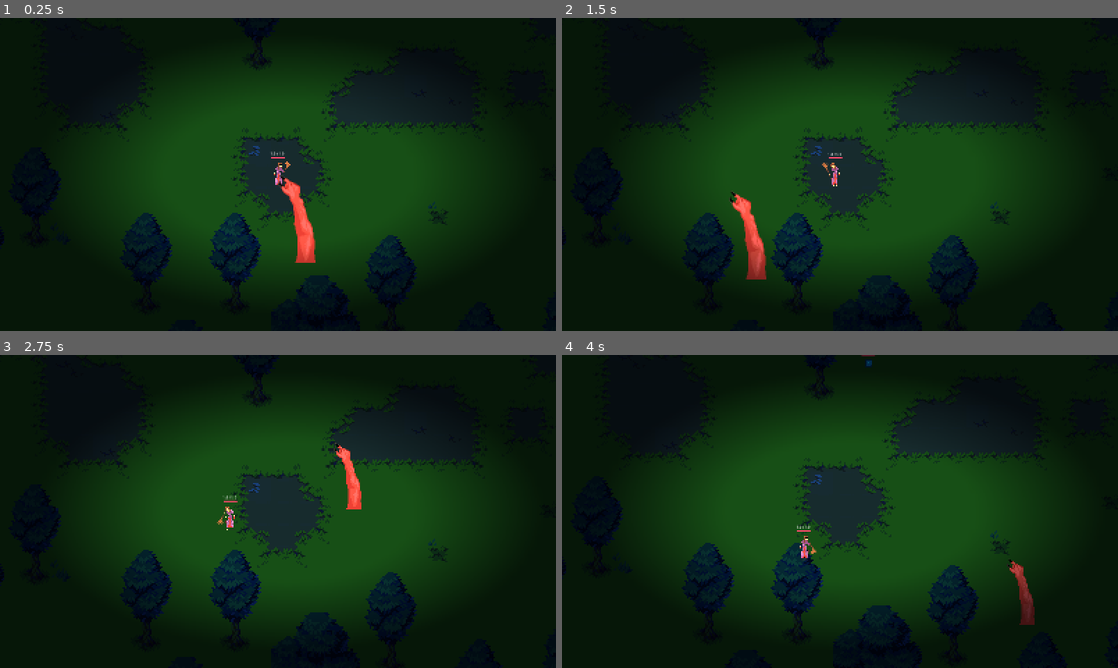
Above: before the commit, frames 1-4 (two rows, left to right).
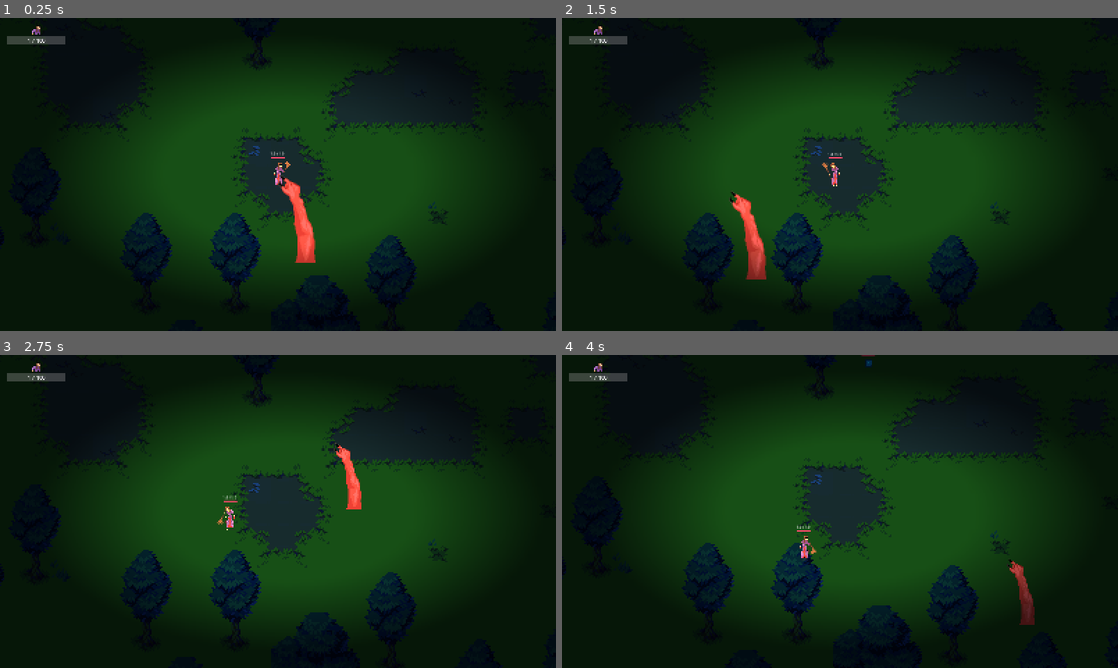
Above: after the commit, the same moments.

Repository: astonedf/Survivor
Game: Godot game, scene res://scenes/main/main.tscn
The game is run twice, just before and just after one commit, with the same random seed, the same clock (stepped at 60 frames per second) and the same inputs. The engine's default icon, where the game draws it, is replaced by a stand-in: a white triangle on a blue panel in a dark square.
Inputs (mouse positions are in pixels of both pictures, inside the frame that each line leads up to):
- Up to frame 1 (0.25 s): no input
- Up to frame 2 (1.5 s): tap Enter at 0.5 s; move the mouse to (962, 158) at 0.52 s; press the mouse at (962, 158) at 0.53 s; tap Space at 1.25 s; move the mouse to (728, 190) at 1.27 s; release the mouse at (728, 190) at 1.28 s; right-click (728, 190) at 1.35 s
- Up to frame 3 (2.75 s): tap Enter at 2 s; move the mouse to (333, 442) at 2.02 s; press the mouse at (333, 442) at 2.03 s
- Up to frame 4 (4 s): move the mouse to (812, 574) at 2.77 s; release the mouse at (812, 574) at 2.78 s; right-click (812, 574) at 2.85 s; move the mouse to (1006, 558) at 3.52 s; press the mouse at (1006, 558) at 3.53 s

The runs differ from the first frame. In frame 1, 0.3% of the frame differs, in the area x 1-12%, y 2-9%; in frame 2, 0.3%; in frame 3, 0.3%; in frame 4, 0.3%.

Commit message:
the witch has xp

Diff:
--- a/Survivor/autoloads/the_witch_manager.gd
+++ b/Survivor/autoloads/the_witch_manager.gd
@@ -1,3 +1,31 @@
 extends Node
 
 signal position_updated(position: Vector2)
+signal xp_updated(xp: int)
+signal lvl_updated(lvl: int)
+
+
+var _xp := 0
+var _lvl := 1
+var _xp_to_reach_next_lvl: int:
+	get:
+		return _lvl * 100
+	set(value):
+		pass
+
+
+func receive_xp(amount: int) -> void:
+	_xp += amount
+
+	if _xp >= _xp_to_reach_next_lvl:
+		var remaining_xp = _xp - _xp_to_reach_next_lvl
+		_xp = 0
+		_lvl_up(remaining_xp)
+	else:
+		xp_updated.emit(_xp)
+
+
+func _lvl_up(remaining_xp: int) -> void:
+	_lvl += 1
+	lvl_updated.emit(_lvl)
+	receive_xp(remaining_xp)
--- a/Survivor/characters/common/character.gd
+++ b/Survivor/characters/common/character.gd
@@ -42,4 +42,9 @@
 			damage_taken.emit(final_amount)
 
 			if _health <= 0:
-				queue_free()
+				_die()
+
+
+func _die():
+	# Overriden in children
+	pass
--- a/Survivor/characters/enemies/common/enemy.gd
+++ b/Survivor/characters/enemies/common/enemy.gd
@@ -1,6 +1,8 @@
 class_name Enemy extends Character
 ## Contains the behavior common to all enemies
 
+## How much XP is given on death
+@export var xp_given := 0
 
 var _goal_position := Vector2()
 
@@ -30,3 +32,8 @@
 
 func  _on_damageable_area_area_entered(area: Area2D) -> void:
 	pass
+
+
+func _die():
+	TheWitchManager.receive_xp(xp_given)
+	queue_free()
--- a/Survivor/characters/enemies/goblin/goblin.tscn
+++ b/Survivor/characters/enemies/goblin/goblin.tscn
@@ -14,6 +14,7 @@
 collision_layer = 4
 collision_mask = 3
 script = ExtResource("1_e1yvt")
+xp_given = 15
 _health = 100.0
 _speed = 65.0
 
--- a/Survivor/characters/enemies/troll/troll.tscn
+++ b/Survivor/characters/enemies/troll/troll.tscn
@@ -14,6 +14,7 @@
 collision_layer = 4
 collision_mask = 3
 script = ExtResource("1_l7lvb")
+xp_given = 300
 _health = 400.0
 _speed = 25.0
 
--- a/Survivor/project.godot
+++ b/Survivor/project.godot
@@ -23,6 +23,7 @@
 
 window/size/viewport_width=1600
 window/size/viewport_height=900
+window/size/mode=3
 window/stretch/mode="canvas_items"
 
 [global_group]
--- a/Survivor/scenes/main/main.tscn
+++ b/Survivor/scenes/main/main.tscn
@@ -1,9 +1,10 @@
-[gd_scene load_steps=10 format=4 uid="uid://bvtilgfs7sbk6"]
+[gd_scene load_steps=11 format=4 uid="uid://bvtilgfs7sbk6"]
 
 [ext_resource type="Texture2D" uid="uid://dfnwg3km1fr3n" path="res://scenes/main/ts_dungeon.png" id="1_6q06x"]
 [ext_resource type="Texture2D" uid="uid://boytuax7c8d0y" path="res://scenes/main/TopDownFantasy_Forest_v1/TopDownFantasy-Forest/Tiles/Tileset.png" id="2_ow5a4"]
 [ext_resource type="Texture2D" uid="uid://cpir78vrqcbpj" path="res://scenes/main/TopDownFantasy_Forest_v1/TopDownFantasy-Forest/Decorations/Decorations.png" id="3_hujxm"]
 [ext_resource type="PackedScene" uid="uid://ck3m3011vrrgm" path="res://characters/the_witch/the_witch.tscn" id="4_yyfjg"]
+[ext_resource type="PackedScene" uid="uid://b0158jo3181dg" path="res://ui/hud/hud.tscn" id="6_hujxm"]
 [ext_resource type="PackedScene" uid="uid://chdxmebrxwpo7" path="res://characters/the_hand/the_hand.tscn" id="6_ow5a4"]
 
 [sub_resource type="TileSetAtlasSource" id="TileSetAtlasSource_h2yge"]
@@ -686,3 +687,5 @@
 blend_mode = 1
 
 [node name="TheHand" parent="." instance=ExtResource("6_ow5a4")]
+
+[node name="Hud" parent="." instance=ExtResource("6_hujxm")]
--- /dev/null
+++ b/Survivor/ui/hud/hud.tscn
@@ -0,0 +1,22 @@
+[gd_scene load_steps=2 format=3 uid="uid://b0158jo3181dg"]
+
+[ext_resource type="PackedScene" uid="uid://ceu1vd8t26b5b" path="res://ui/hud/the_witch/the_witch_hud.tscn" id="1_xmswo"]
+
+[node name="Hud" type="CanvasLayer"]
+
+[node name="MarginContainer" type="MarginContainer" parent="."]
+anchors_preset = 15
+anchor_right = 1.0
+anchor_bottom = 1.0
+grow_horizontal = 2
+grow_vertical = 2
+theme_override_constants/margin_left = 20
+theme_override_constants/margin_top = 20
+theme_override_constants/margin_right = 20
+theme_override_constants/margin_bottom = 20
+
+[node name="VBoxContainer" type="VBoxContainer" parent="MarginContainer"]
+layout_mode = 2
+
+[node name="TheWitchHud" parent="MarginContainer/VBoxContainer" instance=ExtResource("1_xmswo")]
+layout_mode = 2
--- /dev/null
+++ b/Survivor/ui/hud/the_witch/the_witch_hud.gd
@@ -0,0 +1,22 @@
+extends Control
+
+
+@onready var progress_bar: ProgressBar = $Portrait/XpBar/ProgressBar
+@onready var xp_value: Label = $Portrait/XpBar/XpValue
+@onready var level_value: Label = $LevelValue
+
+
+func _ready() -> void:
+	TheWitchManager.xp_updated.connect(_on_the_witch_xp_updated)
+	_on_the_witch_xp_updated(TheWitchManager._xp)
+	TheWitchManager.lvl_updated.connect(_on_the_witch_lvl_updated)
+	_on_the_witch_xp_updated(TheWitchManager._lvl)
+
+func _on_the_witch_xp_updated(xp: int) -> void:
+	progress_bar.max_value = TheWitchManager._xp_to_reach_next_lvl
+	progress_bar.value = xp
+	xp_value.text = str(xp) + " / " + str(TheWitchManager._xp_to_reach_next_lvl)
+
+
+func _on_the_witch_lvl_updated(lvl: int) -> void:
+	level_value.text = str(lvl)
--- /dev/null
+++ b/Survivor/ui/hud/the_witch/the_witch_hud.tscn
@@ -0,0 +1,59 @@
+[gd_scene load_steps=5 format=3 uid="uid://ceu1vd8t26b5b"]
+
+[ext_resource type="Script" uid="uid://dbs5s0xw283h2" path="res://ui/hud/the_witch/the_witch_hud.gd" id="1_axx33"]
+[ext_resource type="Texture2D" uid="uid://calrmgtyl4j7j" path="res://ui/hud/the_witch/portrait.png" id="1_qgrog"]
+
+[sub_resource type="StyleBoxFlat" id="StyleBoxFlat_axx33"]
+bg_color = Color(0.6, 0.6, 0.6, 0.360784)
+
+[sub_resource type="StyleBoxFlat" id="StyleBoxFlat_csove"]
+bg_color = Color(0.644948, 0.551577, 0.985469, 1)
+
+[node name="TheWitchHud" type="Control"]
+layout_mode = 3
+anchors_preset = 15
+anchor_right = 1.0
+anchor_bottom = 1.0
+grow_horizontal = 2
+grow_vertical = 2
+script = ExtResource("1_axx33")
+
+[node name="Portrait" type="VBoxContainer" parent="."]
+layout_mode = 0
+offset_right = 170.0
+offset_bottom = 37.0
+
+[node name="Texture" type="TextureRect" parent="Portrait"]
+texture_filter = 1
+layout_mode = 2
+texture = ExtResource("1_qgrog")
+stretch_mode = 3
+
+[node name="XpBar" type="Control" parent="Portrait"]
+layout_mode = 2
+
+[node name="ProgressBar" type="ProgressBar" parent="Portrait/XpBar"]
+layout_mode = 1
+offset_right = 170.0
+offset_bottom = 23.0
+theme_override_styles/background = SubResource("StyleBoxFlat_axx33")
+theme_override_styles/fill = SubResource("StyleBoxFlat_csove")
+step = 1.0
+show_percentage = false
+
+[node name="XpValue" type="Label" parent="Portrait/XpBar"]
+layout_mode = 1
+offset_right = 170.0
+offset_bottom = 23.0
+text = "1 / 10"
+horizontal_alignment = 1
+vertical_alignment = 1
+
+[node name="LevelValue" type="Label" parent="."]
+layout_mode = 2
+offset_left = 106.0
+offset_top = 6.0
+offset_right = 130.0
+offset_bottom = 29.0
+horizontal_alignment = 1
+vertical_alignment = 1
Binary file added: Survivor/ui/hud/the_witch/portrait.png
Not shown, added: Survivor/ui/hud/the_witch/portrait.png.import
Not shown, added: Survivor/ui/hud/the_witch/the_witch_hud.gd.uid
Not shown, added: Survivor/assets/.DS_Store
